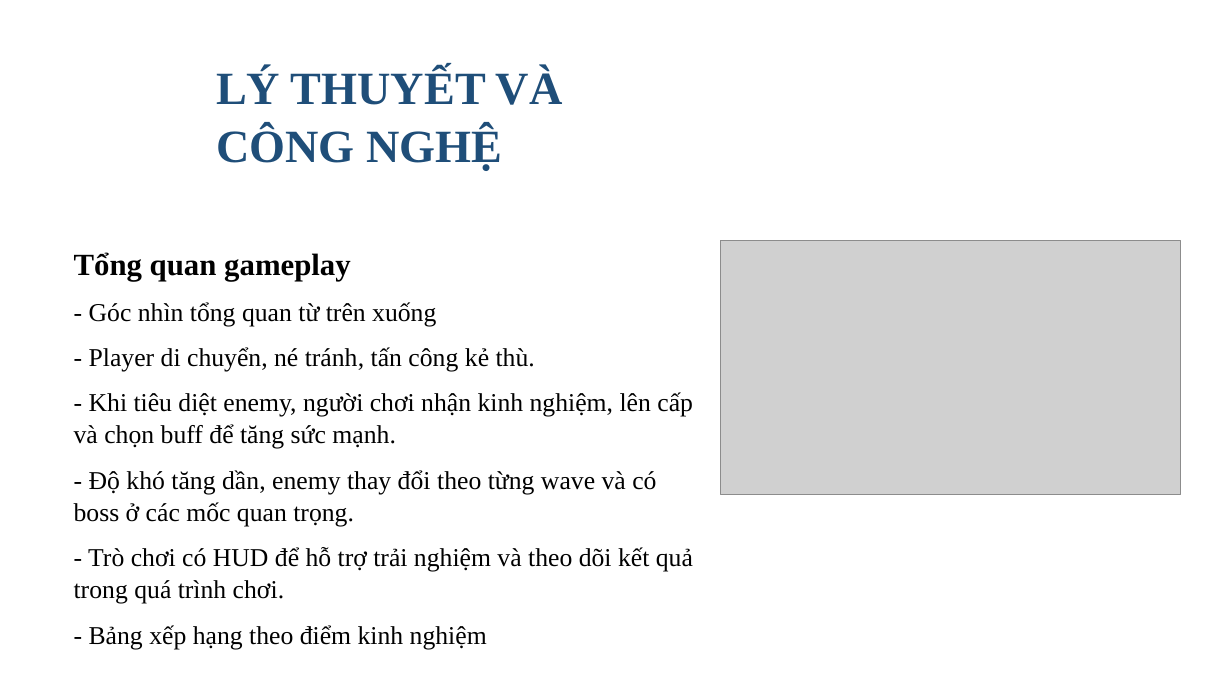
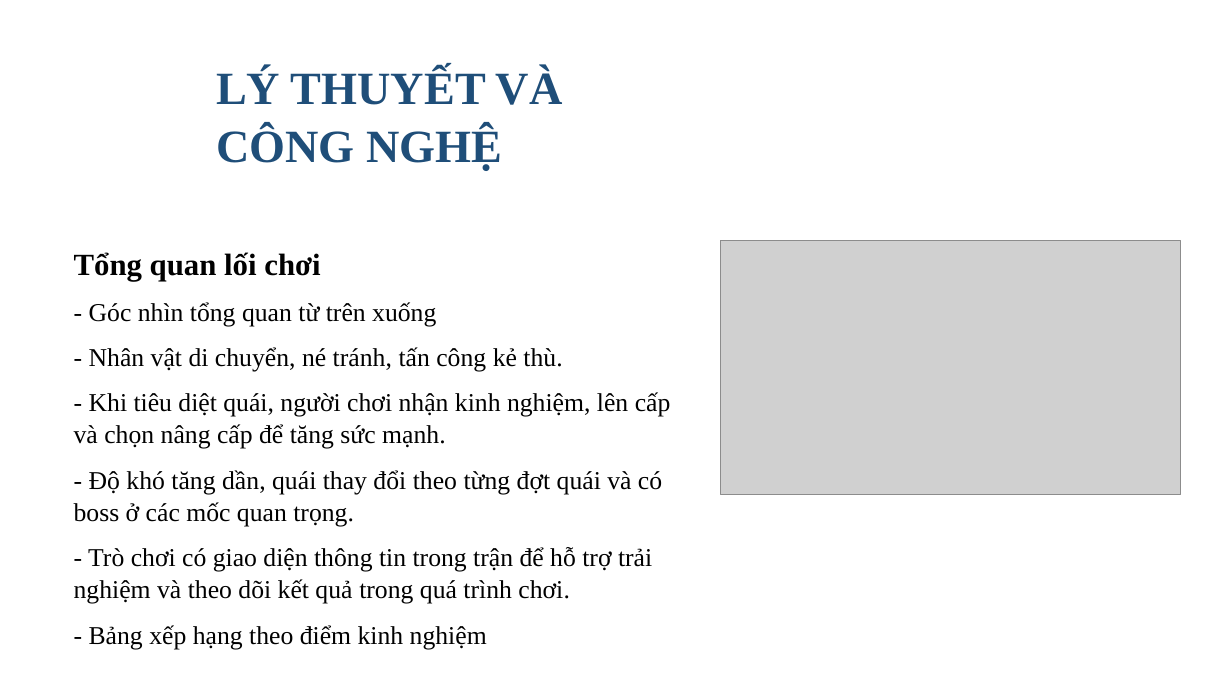
Before and after one commit to yuiai03/Roguelike_Project, a slide deck: slide 5 of output/ppt/ThaiVanHao-2121051075-DATHKT-fixed.pptx. Drawn at 1232x693 pixels with LibreOffice and Linux fonts; fonts in the diff are those of the drawing; grey boxes stand for pictures; background and template pictures are left out. Boxes give left, top, right and bottom in pixels: in the first picture for what was removed or moved away, otherwise in the second. Text is boxed around its words. In the diff, an @@ line names an element or a change of style, - is before the commit and + after.

```diff
--- a/output/ppt/ThaiVanHao-2121051075-DATHKT-fixed.pptx
+++ b/output/ppt/ThaiVanHao-2121051075-DATHKT-fixed.pptx
@@ text at box(74, 252, 320, 281): text changed @@
-Tổng quan gameplay
+Tổng quan lối chơi
@@ text at box(74, 347, 671, 604): text changed @@
-- Player di chuyển, né tránh, tấn công kẻ thù.
-- Khi tiêu diệt enemy, người chơi nhận kinh nghiệm, lên cấp và chọn buff để tăng sức mạnh.
-- Độ khó tăng dần, enemy thay đổi theo từng wave và có boss ở các mốc quan trọng.
-- Trò chơi có HUD để hỗ trợ trải nghiệm và theo dõi kết quả trong quá trình chơi.
+- Nhân vật di chuyển, né tránh, tấn công kẻ thù.
+- Khi tiêu diệt quái, người chơi nhận kinh nghiệm, lên cấp và chọn nâng cấp để tăng sức mạnh.
+- Độ khó tăng dần, quái thay đổi theo từng đợt quái và có boss ở các mốc quan trọng.
+- Trò chơi có giao diện thông tin trong trận để hỗ trợ trải nghiệm và theo dõi kết quả trong quá trình chơi.
```
Also in this commit, not shown: 15 other slides changed, 2 slides added, 19 other files.
